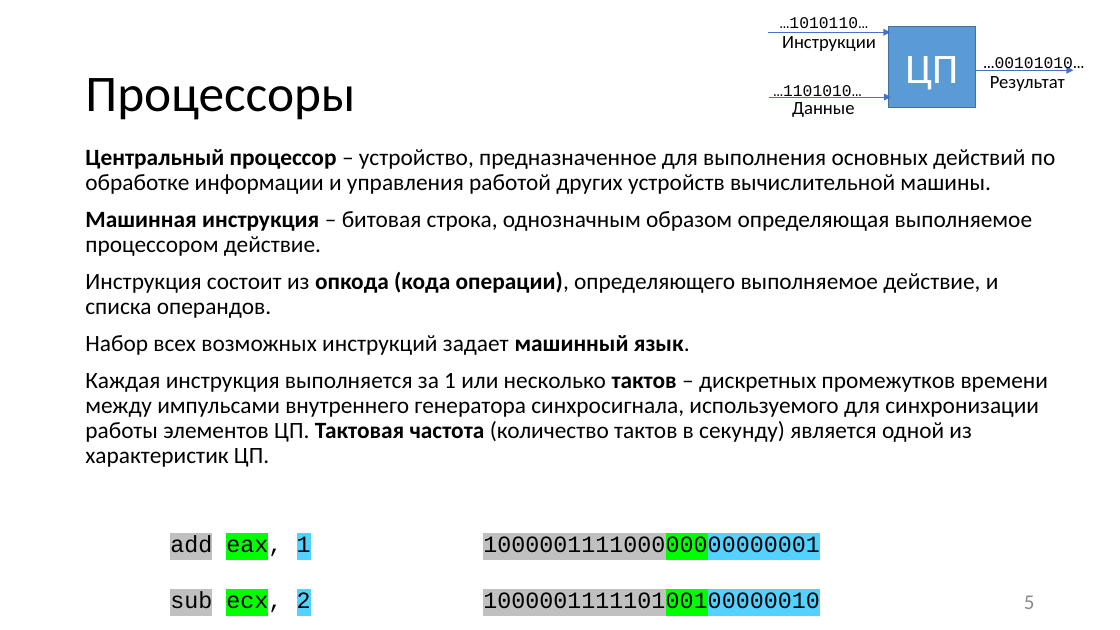
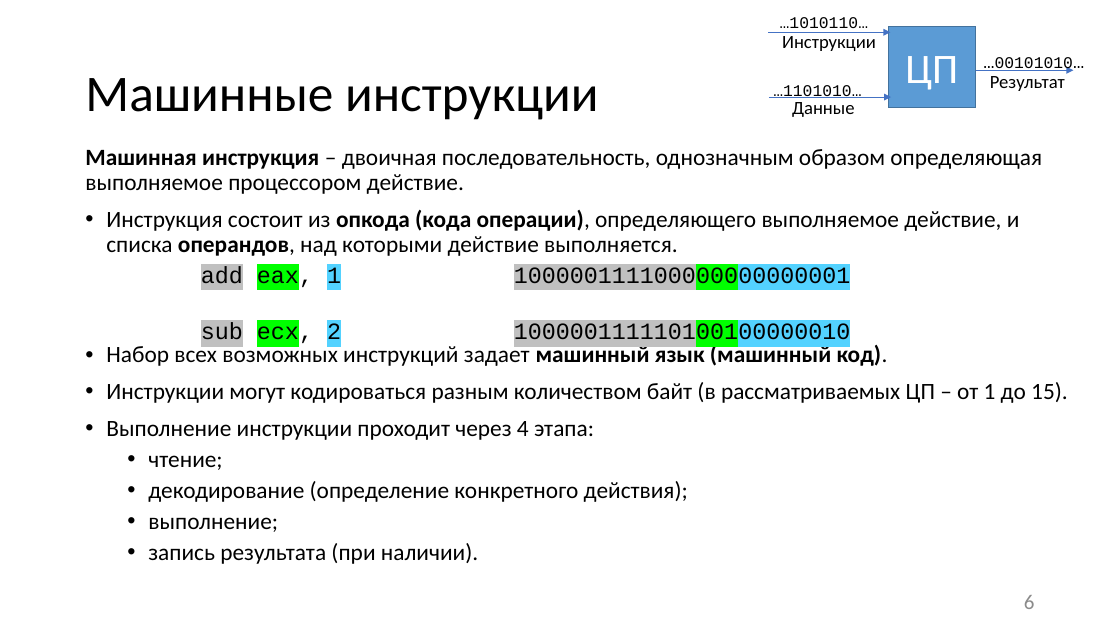
Before and after one commit to itsecd/low-level-programming, a slide deck: slide 6 of Lectures/1.Introduction/Lecture1.pptx (slide 5 before the commit). Drawn at 1120x630 pixels with LibreOffice and Linux fonts; fonts in the diff are those of the drawing. Boxes give left, top, right and bottom in pixels: in the first picture for what was removed or moved away, otherwise in the second. Text is boxed around its words. In the diff, an @@ line names an element or a change of style, - is before the commit and + after.

Commit message:
Starting a new season [~] Lecture1: some changes in wording [-] Lab files (scheduled to upload new versions soon)

```diff
--- a/Lectures/1.Introduction/Lecture1.pptx
+++ b/Lectures/1.Introduction/Lecture1.pptx
@@ title at (x1=85, y1=78, x2=598, y2=120): text changed @@
-Процессоры
+Машинные инструкции
@@ text at (x1=85, y1=149, x2=1068, y2=564): text changed @@
-Центральный процессор – устройство, предназначенное для выполнения основных действий по обработке информации и управления работой других устройств вычислительной машины.
-Машинная инструкция – битовая строка, однозначным образом определяющая выполняемое процессором действие.
-Инструкция состоит из опкода (кода операции), определяющего выполняемое действие, и списка операндов.
-Набор всех возможных инструкций задает машинный язык.
-Каждая инструкция выполняется за 1 или несколько тактов – дискретных промежутков времени между импульсами внутреннего генератора синхросигнала, используемого для синхронизации работы элементов ЦП. Тактовая частота (количество тактов в секунду) является одной из характеристик ЦП.
+Машинная инструкция – двоичная последовательность, однозначным образом определяющая выполняемое процессором действие.
+• Инструкция состоит из опкода (кода операции), определяющего выполняемое действие, и списка операндов, над которыми действие выполняется.
+• Набор всех возможных инструкций задает машинный язык (машинный код).
+• Инструкции могут кодироваться разным количеством байт (в рассматриваемых ЦП – от 1 до 15).
+• Выполнение инструкции проходит через 4 этапа:
+  • чтение;
+  • декодирование (определение конкретного действия);
+  • выполнение;
+  • запись результата (при наличии).
@@ text "add eax, 1" moved from (x1=170, y1=535, x2=311, y2=615) to (x1=201, y1=266, x2=341, y2=346) @@
@@ text "100000111100000000000001" moved from (x1=483, y1=535, x2=820, y2=615) to (x1=514, y1=266, x2=851, y2=346) @@
@@ page number at (x1=1024, y1=595, x2=1035, y2=609): text changed @@
-5
+6
```
Also in this commit, not shown: 32 other slides changed, 2 slides added, 39 other files.
